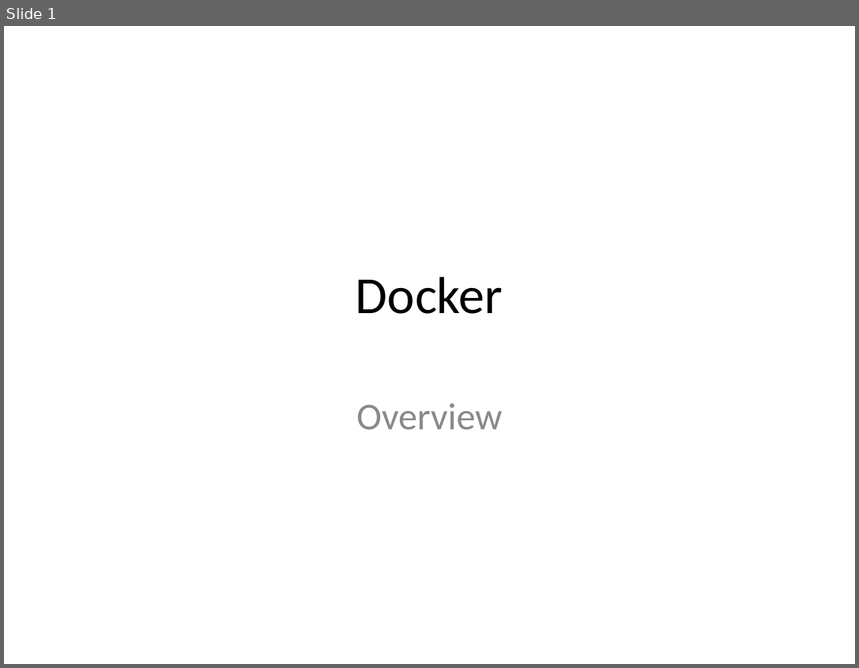
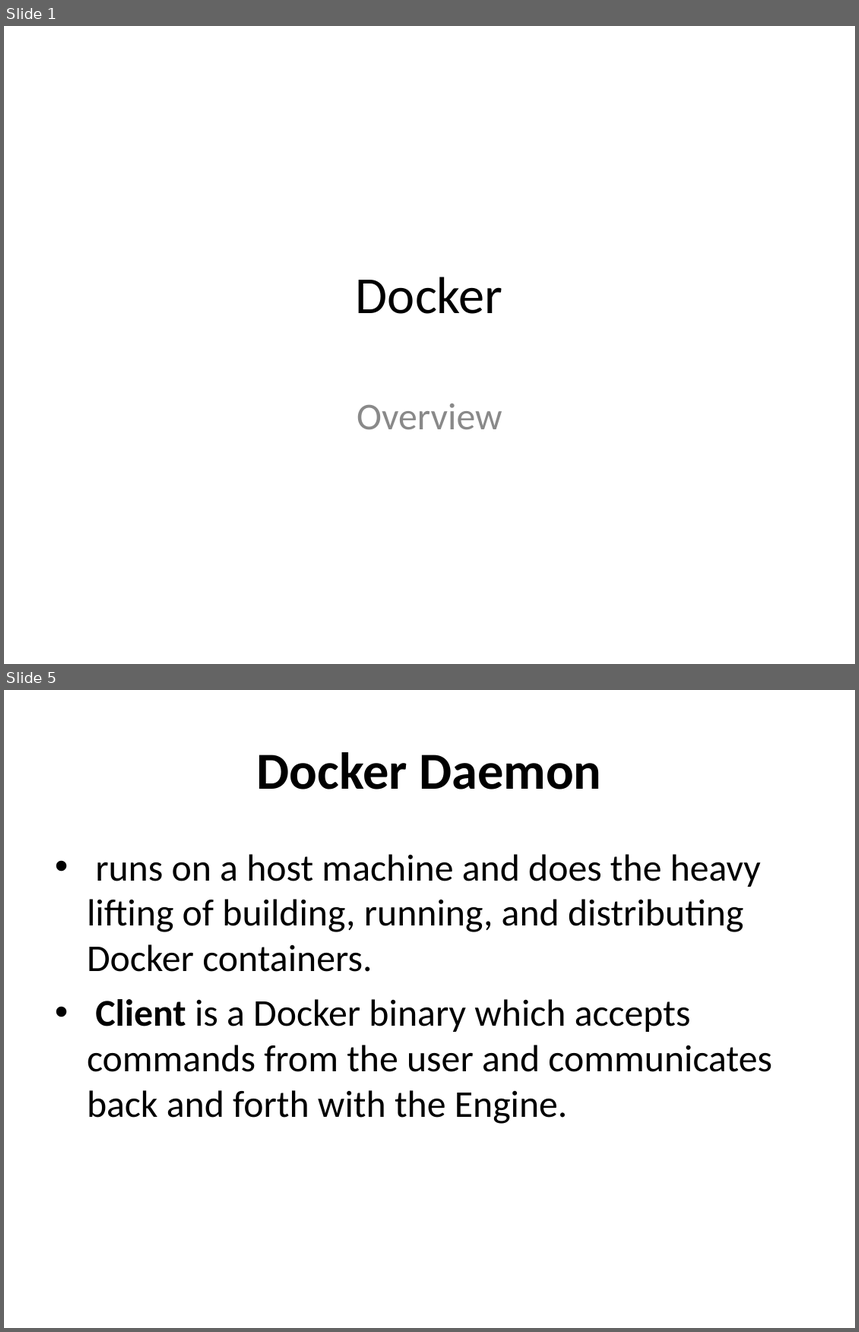
Before and after one commit to bobwares/training, a slide deck: presentations/Docker.ppt. Shown one above the other, each under a label of ours: slide 1 before the commit, slides 1 and 5 after it; the slides between them are not shown. The pictures are 859x668 and 859x1332 pixels, drawn with LibreOffice and Linux fonts; fonts in the diff are those of the drawing. Boxes give left, top, right and bottom in pixels: in the first picture for what was removed or moved away, otherwise in the second. Text is boxed around its words. In the diff, an @@ line names an element or a change of style, - is before the commit and + after.

```diff
--- a/presentations/Docker.ppt
+++ b/presentations/Docker.ppt
@@ slide 5 added at (x1=4, y1=690, x2=855, y2=1328), background #FFFFFF @@
@@ title added at (x1=257, y1=752, x2=601, y2=790), 44 pt, text #000000, bold @@
+Docker Daemon
@@ text added at (x1=87, y1=854, x2=772, y2=1124), 32 pt, text #000000 @@
+• runs on a host machine and does the heavy lifting of building, running, and distributing Docker containers.
+• Client is a Docker binary which accepts commands from the user and communicates back and forth with the Engine.
```
Also in this commit, not shown: 1 slide changed, 8 other slides added.
